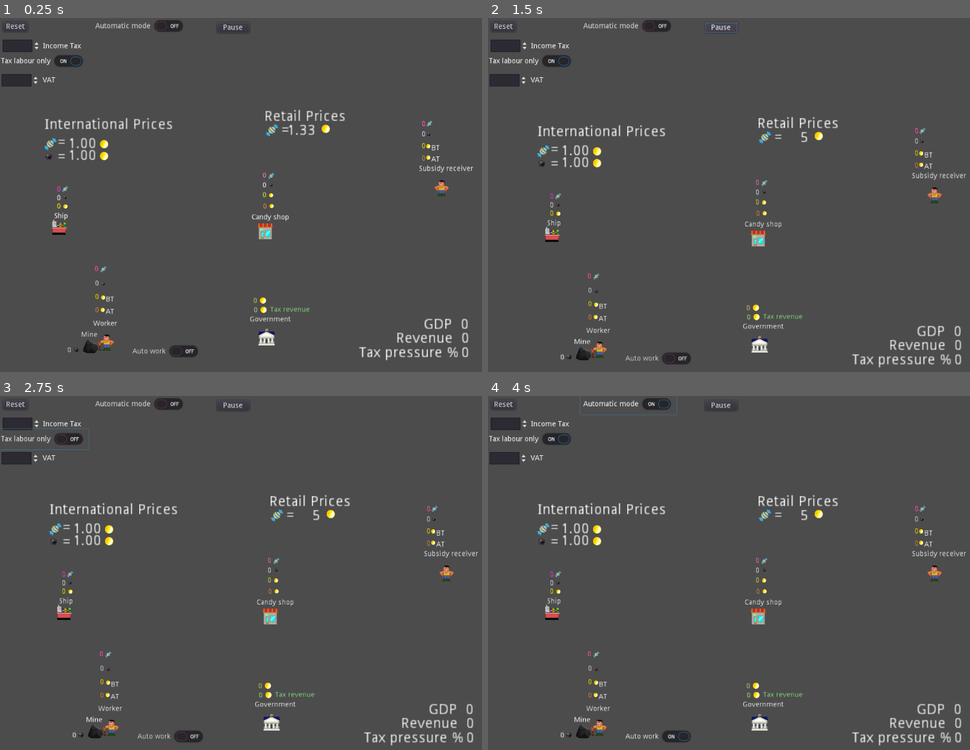
Above: before the commit, frames 1-4 (two rows, left to right).
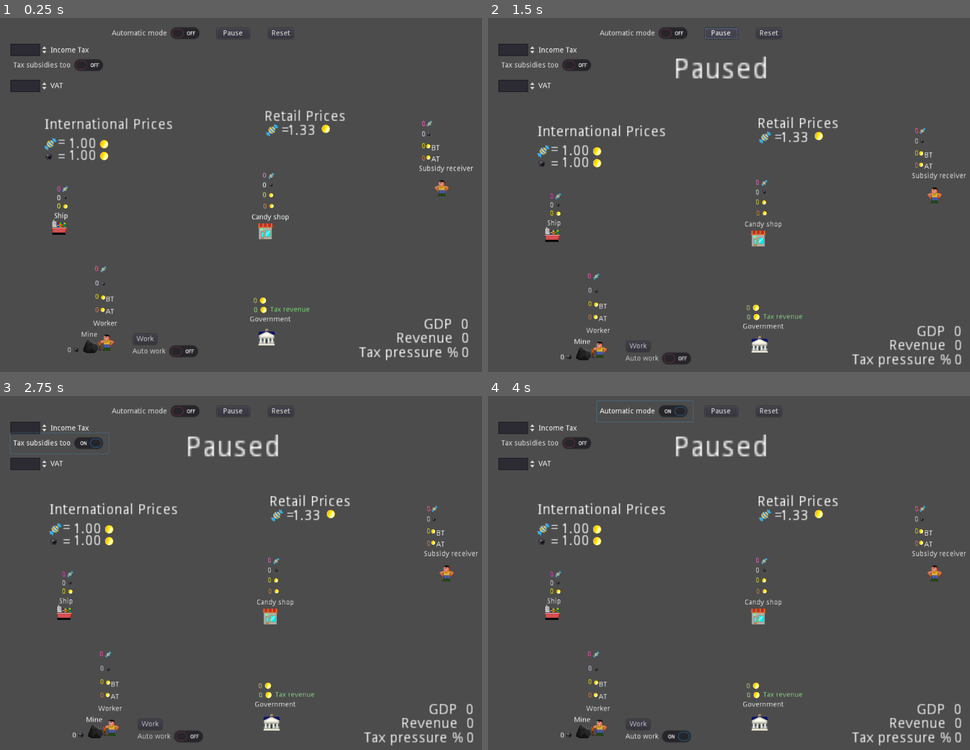
Above: after the commit, the same moments.

Repository: carlostgit/taxes
Game: Godot game, scene res://Control.tscn
Same seed, same stepped clock (60 frames per second), same inputs: the game is played once before the commit and once after it.
Inputs (mouse positions are in pixels of both pictures, inside the frame that each line leads up to):
- Up to frame 1 (0.25 s): no input
- Up to frame 2 (1.5 s): click "Reset" at 0.5 s; click "Pause" at 1.25 s
- Up to frame 3 (2.75 s): click (43, 438) at 2 s, where only the run before the commit has a clickable "Tax labour only"
- Up to frame 4 (4 s): click (545, 442) at 2.75 s, where only the run after the commit has a clickable "Tax subsidies too"; click "Automatic mode" at 3.5 s

The runs differ from the first frame. In frame 1, 1.6% of the frame differs, in the area x 0-61%, y 0-92%; in frame 2, 2.2%; in frame 3, 2.3%; in frame 4, 2.3%, in the area x 0-67%, y 0-94%.

Commit message:
Arreglo problema con el Reset. Añado un letrero Paused cuando se pausa el juego

Diff:
--- a/Control.gd
+++ b/Control.gd
@@ -35,15 +35,18 @@
 
 	for node in self.get_children():
 		if(node.is_in_group("main_scene_group")):
+			node.remove_from_group("main_scene_group")
 			node.queue_free()
+
 	if ($Node2D):
+		$Node2D.remove_from_group("main_scene_group")
 		$Node2D.queue_free()
 	var new_main_scene = _main_scene_res.instance()
 
 	self.add_child(new_main_scene)
 	new_main_scene.add_to_group("main_scene_group")
 
-	set_main_scene_parameters()
+	call_deferred("set_main_scene_parameters")
 
 func set_main_scene_parameters():
 #	Configuration parameters
@@ -64,8 +67,10 @@
 
 	if (get_tree().paused):
 		get_tree().paused = false;
+		$Button_pause/Label_paused.hide()
 	else:
 		get_tree().paused = true;
+		$Button_pause/Label_paused.show()
 
 	pass # Replace with function body.
 
@@ -87,7 +92,16 @@
 		var corp_tax_value = float(corp_tax_text_percentage)/100
 		get_main_scene().set_corporate_tax(corp_tax_value)
 
-func _on_CheckButton_tax_labour_only_toggled(button_pressed):
-	_tax_labour_only = button_pressed
+#func _on_CheckButton_tax_labour_only_toggled(button_pressed):
+#	_tax_labour_only = button_pressed
+#	if(get_main_scene()):
+#		get_main_scene().set_tax_labour_only(_tax_labour_only)
+
+
+func _on_CheckButton_tax_subsidies_too_toggled(button_pressed):
+	if (button_pressed):
+		_tax_labour_only = false
+	else:
+		_tax_labour_only = true
 	if(get_main_scene()):
 		get_main_scene().set_tax_labour_only(_tax_labour_only)
--- a/Control.tscn
+++ b/Control.tscn
@@ -14,10 +14,10 @@
 script = ExtResource( 1 )
 
 [node name="Button_reset" type="Button" parent="."]
-margin_left = 7.0
-margin_top = 6.0
-margin_right = 55.0
-margin_bottom = 26.0
+margin_left = 522.499
+margin_top = 19.3274
+margin_right = 570.499
+margin_bottom = 39.3274
 text = "Reset"
 
 [node name="Node2D" parent="." groups=[
@@ -25,43 +25,51 @@
 ] instance=ExtResource( 2 )]
 position = Vector2( -10.5858, -12.9498 )
 
-[node name="Label_VAT" type="Label" parent="."]
-margin_left = 84.0
-margin_top = 113.314
-margin_right = 124.0
-margin_bottom = 127.314
-rect_pivot_offset = Vector2( 19.0115, 5.744 )
-text = "VAT"
-
 [node name="Button_pause" type="Button" parent="."]
 margin_left = 422.0
-margin_top = 8.0
+margin_top = 19.3274
 margin_right = 485.0
-margin_bottom = 28.0
+margin_bottom = 39.3274
 text = "Pause"
 
+[node name="Label_paused" type="Label" parent="Button_pause"]
+visible = false
+margin_left = -60.9325
+margin_top = 54.0
+margin_right = -14.9325
+margin_bottom = 68.0
+rect_scale = Vector2( 4, 4 )
+text = "Paused"
+
 [node name="CheckButton_automatic_mode" type="CheckButton" parent="."]
-margin_left = 180.0
-margin_top = -5.0
-margin_right = 256.0
-margin_bottom = 35.0
+margin_left = 212.068
+margin_top = 9.32743
+margin_right = 399.068
+margin_bottom = 49.3274
 text = "Automatic mode"
 
 [node name="SpinBox_VAT" type="SpinBox" parent="."]
-margin_left = 4.0
-margin_top = 108.192
-margin_right = 78.0
-margin_bottom = 132.192
+margin_left = 21.0676
+margin_top = 119.327
+margin_right = 95.0676
+margin_bottom = 143.327
 max_value = 99.0
 value = 25.0
 suffix = "%"
 
+[node name="Label_VAT" type="Label" parent="SpinBox_VAT"]
+margin_left = 77.9289
+margin_top = 4.97277
+margin_right = 117.929
+margin_bottom = 18.9728
+rect_pivot_offset = Vector2( 19.0115, 5.744 )
+text = "VAT"
+
 [node name="SpinBox_corp_tax" type="SpinBox" parent="."]
-editor/display_folded = true
-margin_left = 5.94975
-margin_top = 41.2426
-margin_right = 79.9497
-margin_bottom = 65.2426
+margin_left = 21.0676
+margin_top = 49.3274
+margin_right = 95.0676
+margin_bottom = 73.3274
 value = 20.0
 suffix = "%"
 
@@ -72,16 +80,14 @@
 margin_bottom = 19.8284
 text = "Income Tax"
 
-[node name="CheckButton_tax_labour_only" type="CheckButton" parent="SpinBox_corp_tax"]
-margin_left = -8.53554
-margin_top = 22.1716
-margin_right = 167.464
-margin_bottom = 62.1716
-pressed = true
-text = "Tax labour only"
+[node name="CheckButton_tax_subsidies_too" type="CheckButton" parent="SpinBox_corp_tax"]
+margin_top = 21.7228
+margin_right = 191.0
+margin_bottom = 61.7228
+text = "Tax subsidies too"
 [connection signal="pressed" from="Button_reset" to="." method="_on_Button_reset_pressed"]
 [connection signal="pressed" from="Button_pause" to="." method="_on_Button_pause_pressed"]
 [connection signal="toggled" from="CheckButton_automatic_mode" to="." method="_on_CheckButton_automatic_mode_toggled"]
 [connection signal="value_changed" from="SpinBox_VAT" to="." method="_on_SpinBox_VAT_value_changed"]
 [connection signal="value_changed" from="SpinBox_corp_tax" to="." method="_on_SpinBox_corp_tax_value_changed"]
-[connection signal="toggled" from="SpinBox_corp_tax/CheckButton_tax_labour_only" to="." method="_on_CheckButton_tax_labour_only_toggled"]
+[connection signal="toggled" from="SpinBox_corp_tax/CheckButton_tax_subsidies_too" to="." method="_on_CheckButton_tax_subsidies_too_toggled"]
--- a/KinematicBody2D_slacker.gd
+++ b/KinematicBody2D_slacker.gd
@@ -7,6 +7,7 @@
 export var _speed = 10000
 
 export (bool) var _automatic_mode = false
+
 
 export (NodePath) var _shop_path
 
--- a/KinematicBody2D_worker.gd
+++ b/KinematicBody2D_worker.gd
@@ -49,7 +49,7 @@
 func update_buttons_view():
 
 #	Worker special buttons
-	if (self._ready_to_work and self._automatic_mode):
+	if (self._ready_to_work):
 		$Button_work.show()
 	else:
 		$Button_work.hide()
--- a/KinematicBody2D_worker.tscn
+++ b/KinematicBody2D_worker.tscn
@@ -34,7 +34,7 @@
 "values": [ 0, 1 ]
 }
 
-[node name="KinematicBody2D_worker" index="0" instance=ExtResource( 1 )]
+[node name="KinematicBody2D_worker" instance=ExtResource( 1 )]
 script = ExtResource( 2 )
 
 [node name="slacker" parent="." index="1"]
--- a/Node2D.tscn
+++ b/Node2D.tscn
@@ -253,6 +253,7 @@
 position = Vector2( -189, 201 )
 
 [node name="StaticBody2D_shop" type="StaticBody2D" parent="."]
+editor/display_folded = true
 position = Vector2( 526.523, 417.203 )
 script = ExtResource( 13 )
 _government = NodePath("../StaticBody2D_government")
--- a/StaticBody2D_government.gd
+++ b/StaticBody2D_government.gd
@@ -69,7 +69,7 @@
 func on_timer_timeout():
 	var current_money = get_money()
 
-	if(current_money > 0.01):
+	if(current_money >= 0.01):
 		call_deferred("send_money",current_money,self.get_node(_slacker_path))
 
 func get_revenue():
